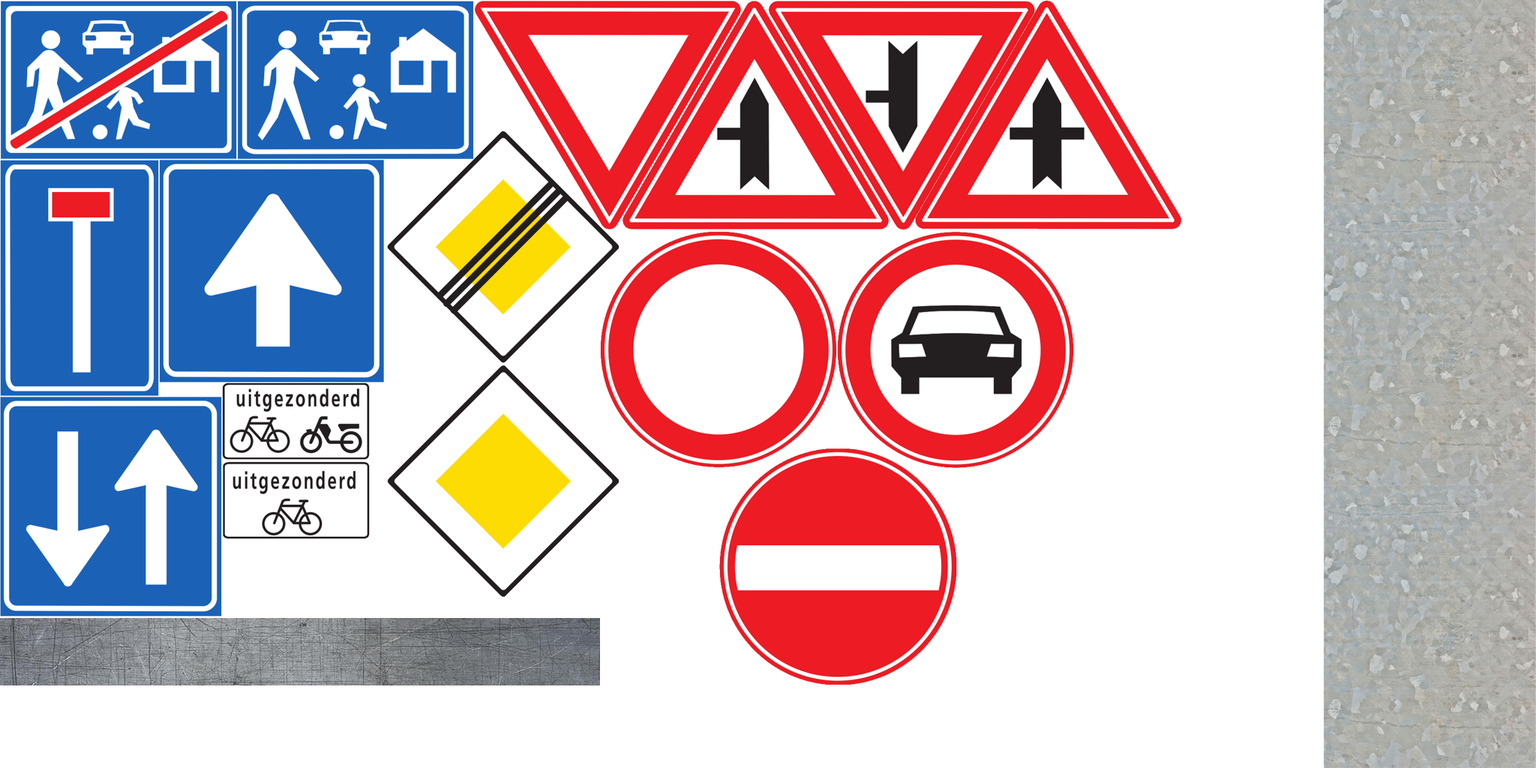
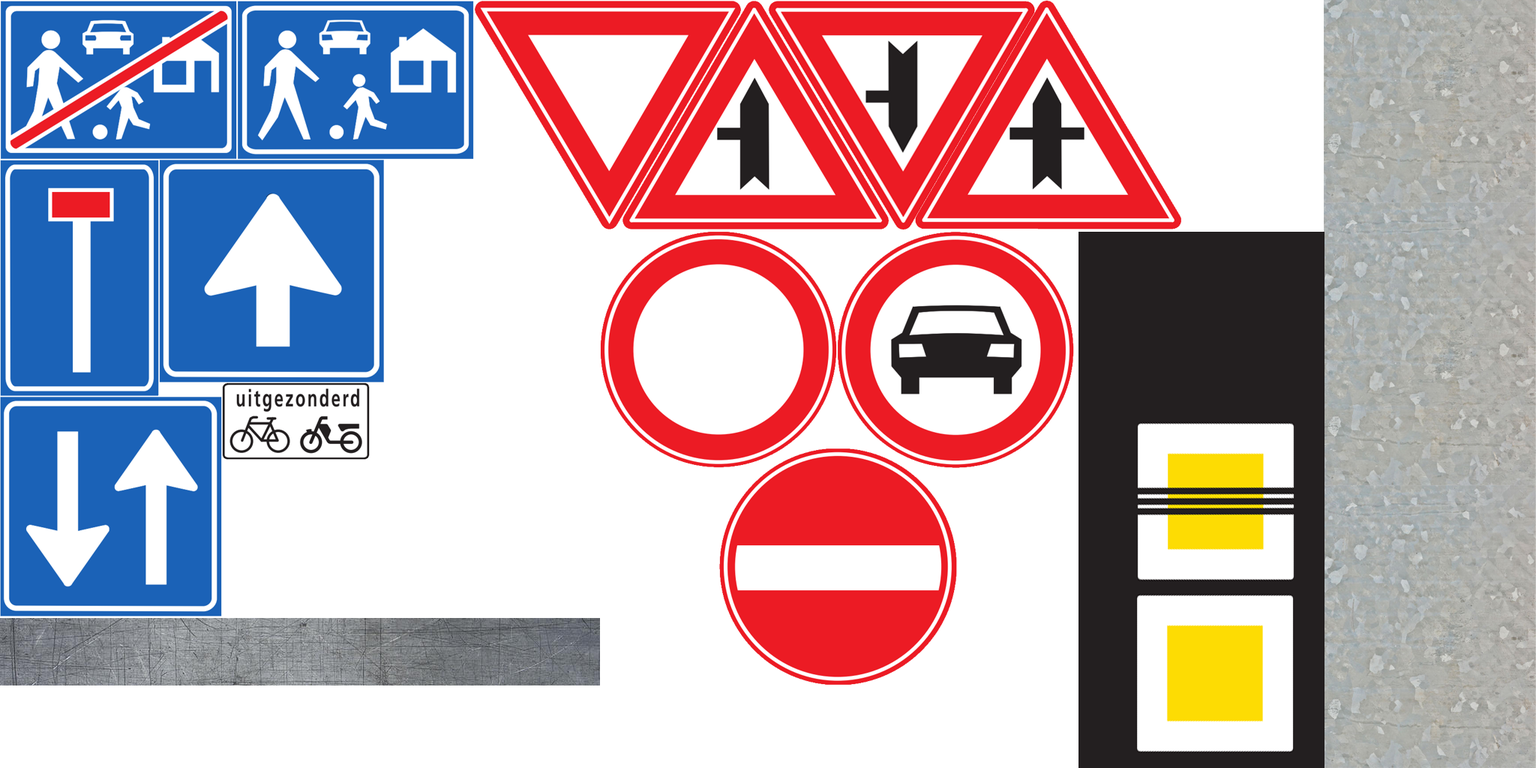
Revision of a layered 1536px x 768px image; what changed, layer by layer:
painted on "Laag 17" over [386, 365, 1295, 753]
painted on "Laag 11" over [222, 461, 370, 540]
added layer "Laag 21" above "Laag 5" over [1135, 421, 1297, 582]
painted on "Laag 5" over [386, 130, 1325, 768]
